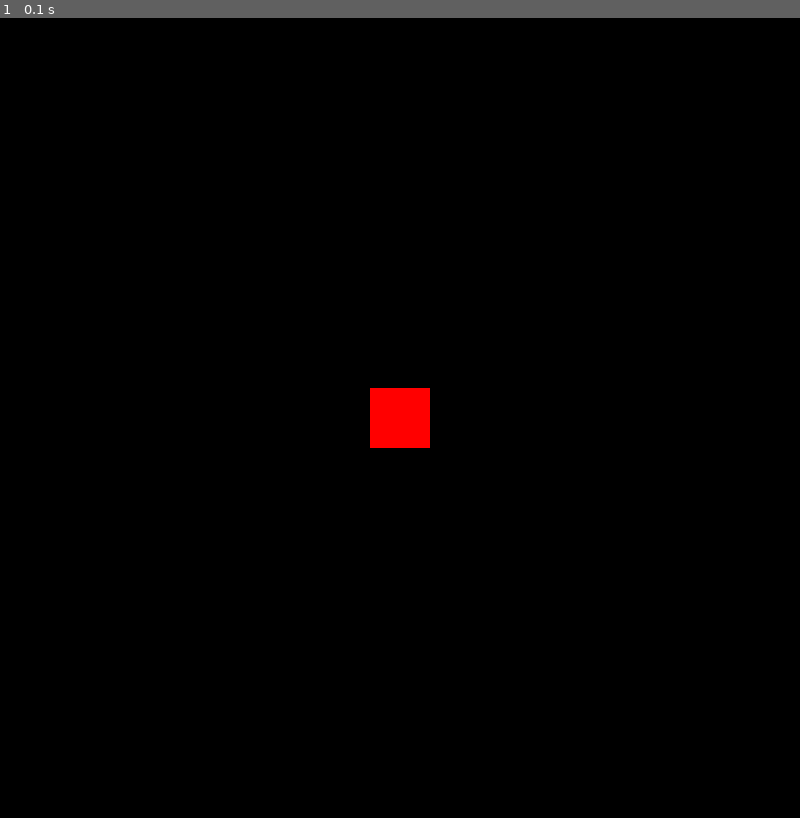
Above: before the commit, frame 1.
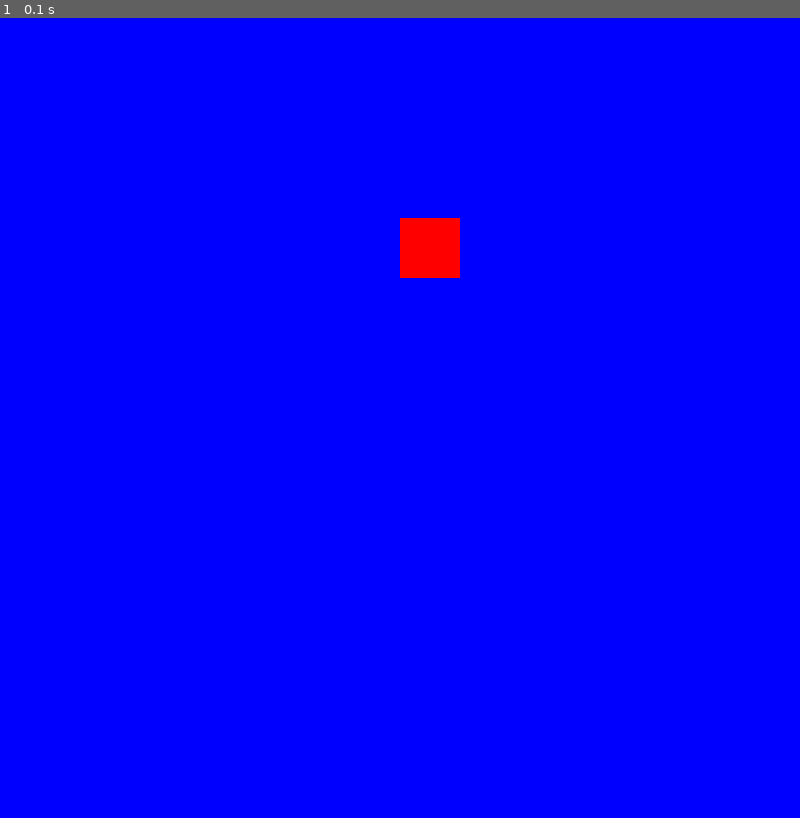
Above: after the commit, the same moment.

Repository: Yu266426/Hack-Club
Game: pygame game, started from Hack Club - Space Shooter/main.py
Same seed, same stepped clock (60 frames per second), same inputs: the game is played once before the commit and once after it.
Inputs:
- Up to frame 1 (0.1 s): no input

The runs differ from the first frame. In frame 1, 100% of the frame differs, in the area x 0-100%, y 0-100%.

Commit message:
Added player image

Diff:
--- a/Hack Club - Space Shooter/data/modules/game.py
+++ /dev/null
@@ -1,36 +0,0 @@
-import pygame
-
-from data.modules.player import Player
-
-
-class Game:
-	def __init__(self):
-		self.is_running = True
-		self.window = pygame.display.set_mode((800, 800))  # Sets the screen to 800 by 800 pixels
-		self.clock = pygame.time.Clock()
-
-		self.player = Player((400, 400))  # Initializes a player at 400, 400
-
-	def handle_events(self):
-		for event in pygame.event.get():
-			if event.type == pygame.QUIT:
-				self.is_running = False
-
-	def update(self):
-		# Limits FPS to 60
-		self.clock.tick(60)
-
-		self.player.update()
-
-	def draw(self):
-		self.window.fill((0, 0, 0))
-
-		self.player.draw(self.window)
-
-		pygame.display.update()
-
-	def run(self):
-		while self.is_running:
-			self.handle_events()
-			self.update()
-			self.draw()
--- a/Hack Club - Space Shooter/data/modules/player.py
+++ /dev/null
@@ -1,55 +0,0 @@
-import pygame
-
-
-class Player:
-	def __init__(self, pos):
-		# Creates a position object that is a pygame.Vector2
-		# A Vector2 has 2 points (x, y), and is useful to store things like position
-		# If you are familiar with vectors in physics or math, it can be used to those purposes too
-		self.pos = pygame.Vector2(pos)
-
-		# Input is also a vector, for conveniences in adding or multiplying with other values
-		self.input = pygame.Vector2()
-
-		# Make a surface, and fill it with red
-		self.image = pygame.Surface((60, 60))
-		self.image.fill("red")
-
-		# Rect from our image
-		self.rect = self.image.get_rect(center=self.pos)
-
-	def update(self):
-		keys_pressed = pygame.key.get_pressed()  # Gets all the keys pressed
-		# Sets input to 1 or -1 or 0 depending on what is pressed
-		# 1 for right / down, -1 for left / up
-		self.input.x = keys_pressed[pygame.K_d] - keys_pressed[pygame.K_a]
-		self.input.y = keys_pressed[pygame.K_s] - keys_pressed[pygame.K_w]
-
-		# Modifies self.pos with the input * speed (5 in this case)
-		# Feature of Vector2, where both (x, y) is modified by the multiplication, and can be added to self.pos
-		self.pos += self.input * 5
-
-		# Adjusts self.rect.center to be self.pos
-		self.rect.center = self.pos
-
-		# If player goes off the edge of the screen, loop back around
-		if self.rect.right < 0:
-			# Sets the left of the player to the right of the screen, so we are just barely off-screen
-			self.rect.left = 800
-
-			# We need to re-update our position, so we set it to the center of the newly updated rect
-			# We need to repeat this for every following if statement, because rect stores values as integers, while our position is in floats
-			# If we do this outside of the if statement, we would lose precision every frame (Going from decimals to no decimals).
-			self.pos = self.rect.center
-		elif self.rect.left > 800:
-			self.rect.right = 0
-			self.pos = self.rect.center
-		if self.rect.bottom < 0:
-			self.rect.top = 800
-			self.pos = self.rect.center
-		elif self.rect.top > 800:
-			self.rect.bottom = 0
-			self.pos = self.rect.center
-
-	def draw(self, window: pygame.Surface):
-		window.blit(self.image, self.rect)
--- a/Hack Club - Space Shooter/main.py
+++ b/Hack Club - Space Shooter/main.py
@@ -1,13 +1,22 @@
 import pygame
+from player import Player
 
-from data.modules.game import Game
-
-# Initializes pygame, to set up things that pygame needs
 pygame.init()
 
-# Creates a game object, and calls the run method.
-game = Game()
-game.run()
+screen = pygame.display.set_mode((800, 800))
 
-# Quits pygame
+player = Player()
+
+running = True
+while running:
+	for event in pygame.event.get():
+		if event.type == pygame.QUIT:
+			running = False
+
+	screen.fill("blue")
+
+	player.draw(screen)
+
+	pygame.display.update()
+
 pygame.quit()
--- /dev/null
+++ b/Hack Club - Space Shooter/player.py
@@ -0,0 +1,12 @@
+import pygame
+
+
+class Player:
+	def __init__(self):
+		self.pos = [400, 200]
+
+		self.image = pygame.Surface((60, 60))
+		self.image.fill("red")
+
+	def draw(self, screen):
+		screen.blit(self.image, self.pos)
